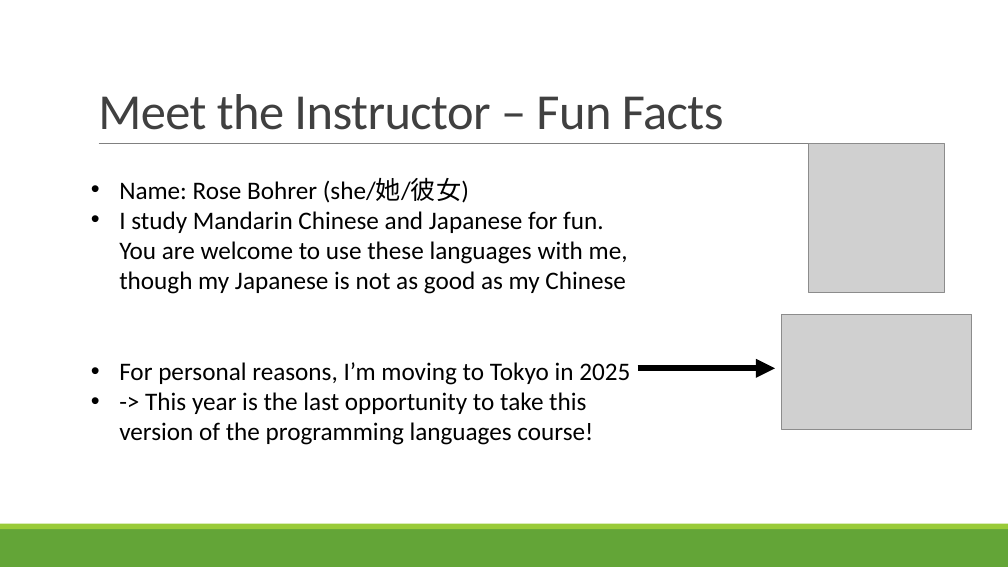
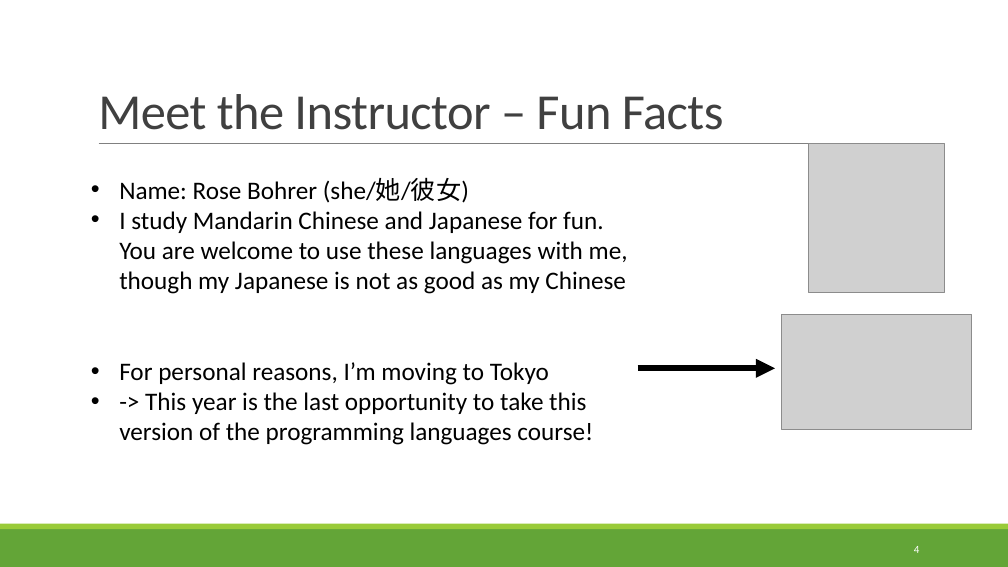
Before and after one commit to rbohrer/pl-course, a slide deck: slide 4 of LectureSlides/01Intro.pptx (slide 5 before the commit). Drawn at 1008x567 pixels with LibreOffice and Linux fonts; fonts in the diff are those of the drawing; grey boxes stand for pictures. Boxes give left, top, right and bottom in pixels: in the first picture for what was removed or moved away, otherwise in the second. Text is boxed around its words. In the diff, an @@ line names an element or a change of style, - is before the commit and + after.

```diff
--- a/LectureSlides/01Intro.pptx
+++ b/LectureSlides/01Intro.pptx
@@ text at [119,362,549,385]: text changed @@
-• For personal reasons, I’m moving to Tokyo in 2025
+• For personal reasons, I’m moving to Tokyo
@@ page number added at [914,546,920,553], 10.5 pt, text #FFFFFF @@
+4
```
Also in this commit, not shown: 36 other slides changed, 3 slides removed, 15 other files.
